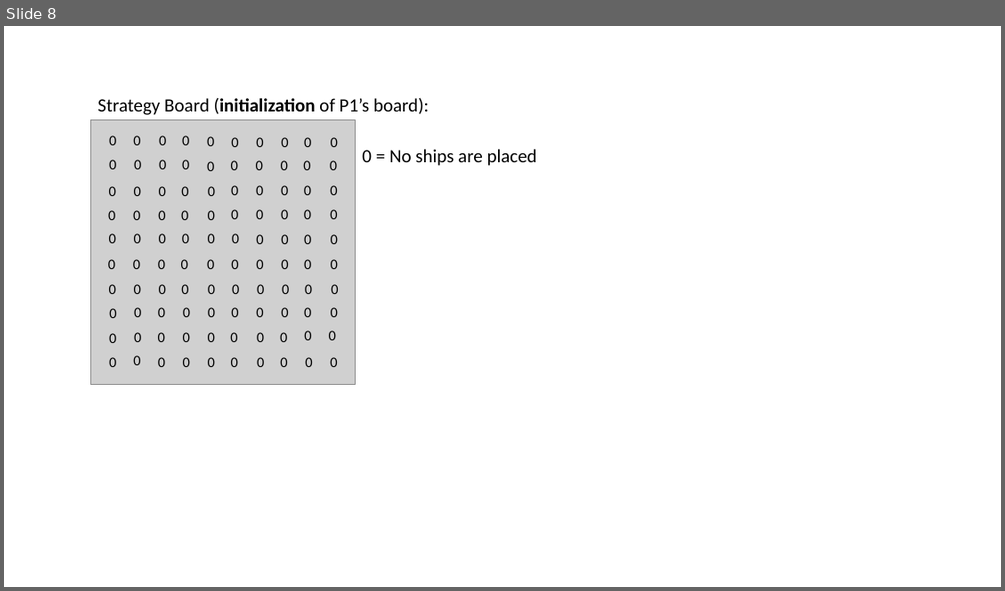
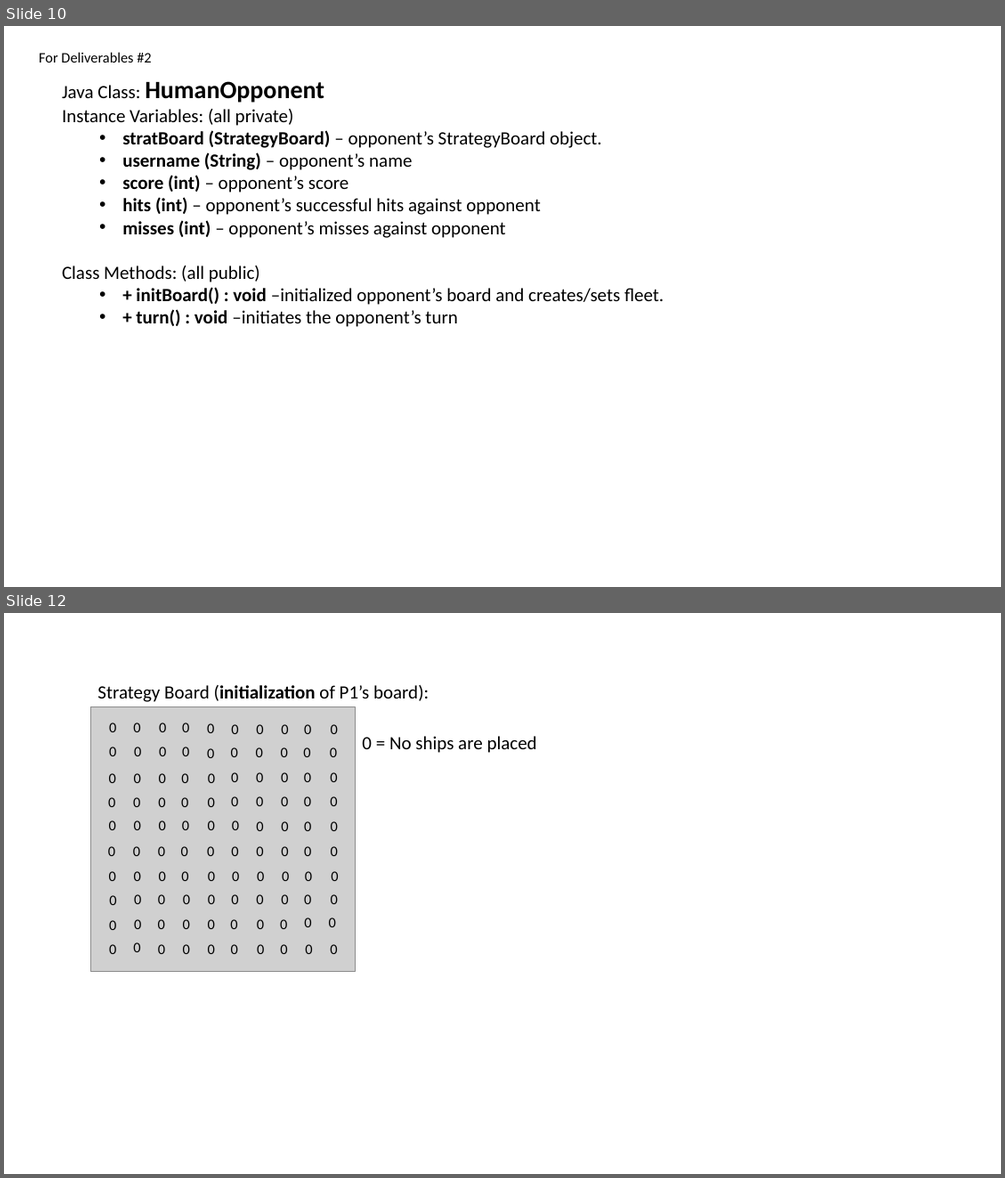
Before and after one commit to RedPanda8765/BattleshipFinal, a slide deck: personal notes (remove after build complete)/UML_Class Diagram.pptx. Shown one above the other, each under a label of ours: slide 8 before the commit, slides 10 and 12 after it; the slides between them are not shown. The pictures are 1005x591 and 1005x1178 pixels, drawn with LibreOffice and Linux fonts; fonts in the diff are those of the drawing; grey boxes stand for pictures. Boxes give left, top, right and bottom in pixels: in the first picture for what was removed or moved away, otherwise in the second. Text is boxed around its words. In the diff, an @@ line names an element or a change of style, - is before the commit and + after.

```diff
--- a/personal notes (remove after build complete)/UML_Class Diagram.pptx
+++ b/personal notes (remove after build complete)/UML_Class Diagram.pptx
@@ slide 10 added at box(4, 26, 1001, 587), background #FFFFFF @@
@@ text added at box(39, 52, 151, 62), 14 pt, text #000000 @@
+For Deliverables #2
@@ text added at box(62, 81, 663, 327), 18 pt, text #000000 @@
+Java Class: HumanOpponent
+Instance Variables: (all private)
+  • stratBoard (StrategyBoard) – opponent’s StrategyBoard object.
+  • username (String) – opponent’s name
+  • score (int) – opponent’s score
+  • hits (int) – opponent’s successful hits against opponent
+  • misses (int) – opponent’s misses against opponent
+Class Methods: (all public)
+  • + initBoard() : void –initialized opponent’s board and creates/sets fleet.
+  • + turn() : void –initiates the opponent’s turn
@@ what was slide 8 is now slide 12 @@
```
Also in this commit, not shown: 7 slides changed, 11 other slides added, 2 slides removed, 10 other files.
